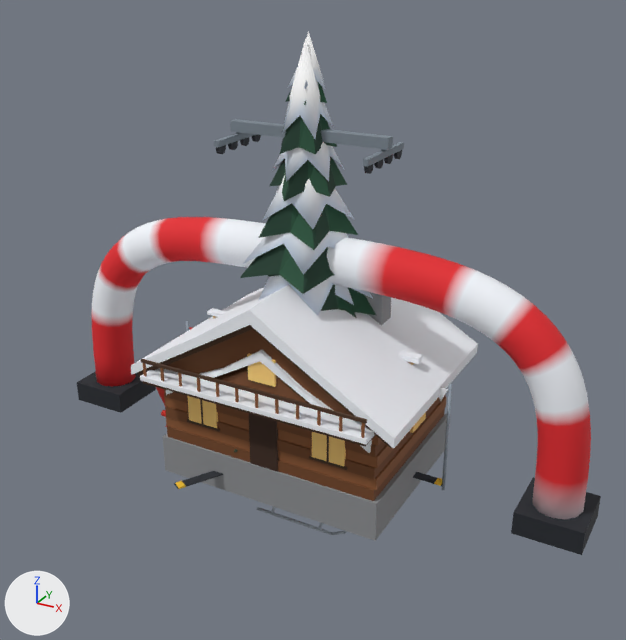
Before and after pictures for a commit that changed the Blender file tools/models.blend.
Rendered twice from a 50 mm lens placed at (13.2, -23.7, 16.8), pointed at (0.1, 0.0, 4.9). Arrows for +X, +Y and +Z are at lower left; the lights stay in place. The older version comes first.

Names of what the first picture shows: 'Chalet', 'FinishArch', 'LiftPylon', 'MountainHut', 'TreeC' and 5 more.
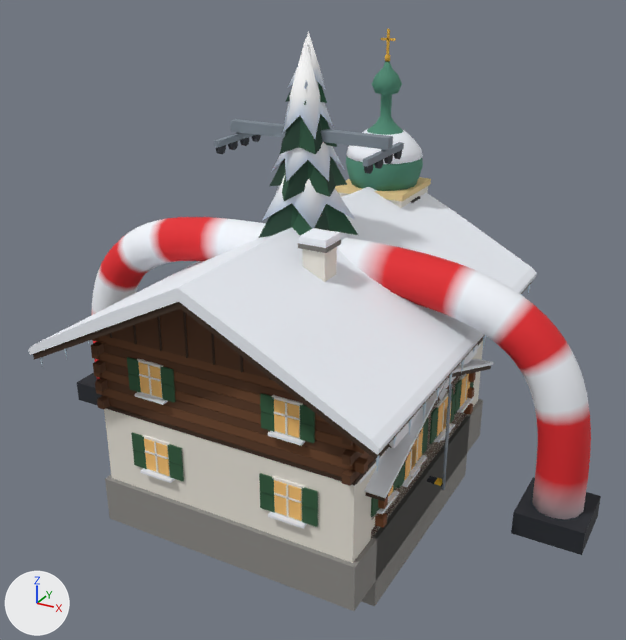
What changed in the scene script:
```text
Add me_parkhut:
    me_parkhut.from_pydata(...)  # 872 vertices, 654 faces; spans x -5.15..5.15, y -4.85..4.85, z -2.35..4.79
    me_parkhut.materials.append(mat_vcol)
Add me_chapel:
    me_chapel.from_pydata(...)  # 920 vertices, 692 faces; spans x -3.7..3.7, y -5.2..7.3, z -1.1..13.9
    me_chapel.materials.append(mat_vcol)
Add me_villagehouseb:
    me_villagehouseb.from_pydata(...)  # 1700 vertices, 1214 faces; spans x -4.52..4.52, y -5.15..5.4, z -1.25..5.55
    me_villagehouseb.materials.append(mat_vcol)
Add me_villagehousea:
    me_villagehousea.from_pydata(...)  # 4240 vertices, 3080 faces; spans x -5.87..5.87, y -7.0..7.0, z -1.35..8.79
    me_villagehousea.materials.append(mat_vcol)
Add ob_parkhut:
    ob_parkhut = bpy.data.objects.new('ParkHut', me_parkhut)
    ob_parkhut.location = (0.0, 0.0, 0.0)
Add ob_chapel:
    ob_chapel = bpy.data.objects.new('Chapel', me_chapel)
    ob_chapel.location = (0.0, 0.0, 0.0)
Add ob_villagehouseb:
    ob_villagehouseb = bpy.data.objects.new('VillageHouseB', me_villagehouseb)
    ob_villagehouseb.location = (0.0, 0.0, 0.0)
Add ob_villagehousea:
    ob_villagehousea = bpy.data.objects.new('VillageHouseA', me_villagehousea)
    ob_villagehousea.location = (0.0, 0.0, 0.0)
```

Location of each change, [x1, y1, x2, y2] in pixels of the pictures (626 x 640 px):
'VillageHouseA', added: after [28, 187, 537, 611]
'ParkHut', added: after [361, 359, 493, 606]
'Chapel', added (green): after [335, 29, 431, 208]
'VillageHouseB', added (mostly hidden): after [360, 344, 481, 483]
'Chalet', unchanged, covered by the edit: before [131, 284, 478, 541]; after [388, 344, 478, 448]
